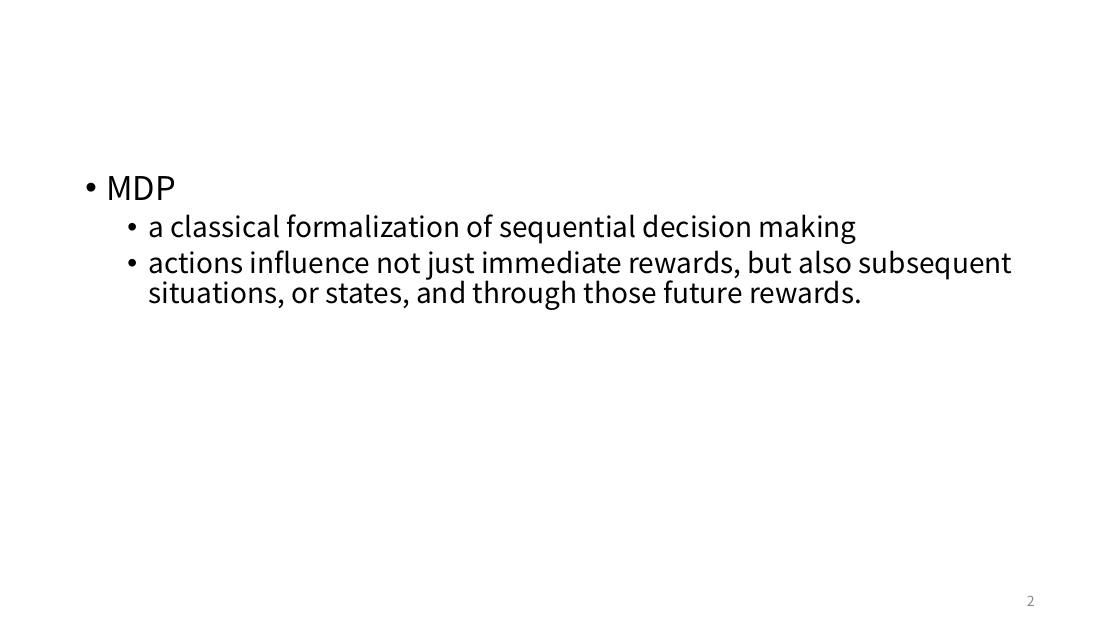
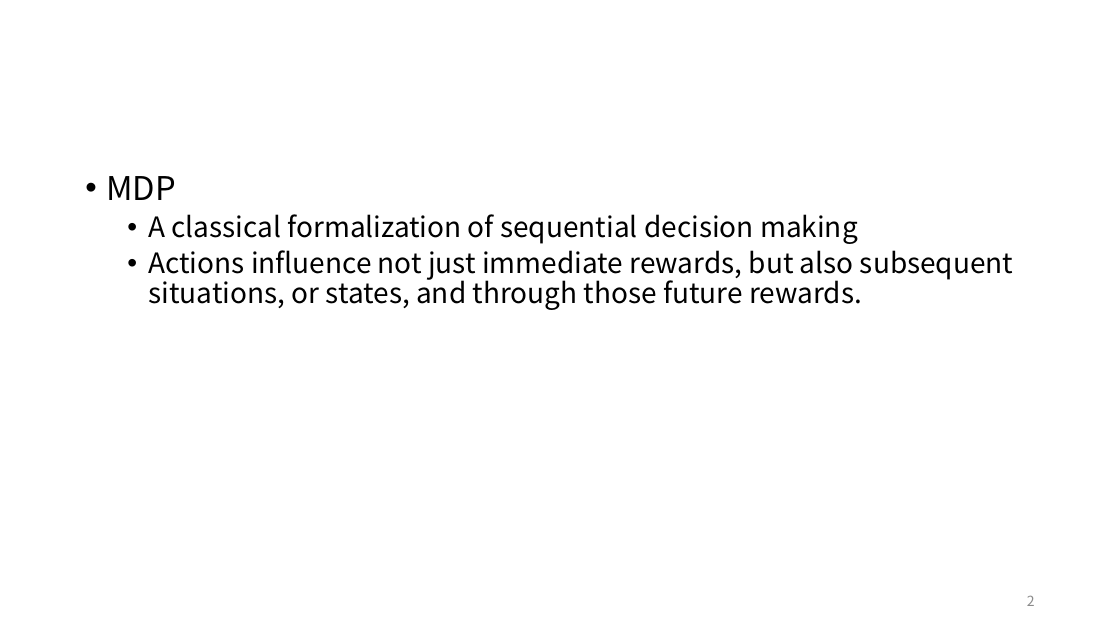
Before and after one commit to ggorr/MachineLearning, a slide deck: slide 2 of ReinforcementLearning/Ch03.pptx. Drawn at 1120x630 pixels with LibreOffice and Linux fonts; fonts in the diff are those of the drawing. Boxes give left, top, right and bottom in pixels: in the first picture for what was removed or moved away, otherwise in the second. Text is boxed around its words. In the diff, an @@ line names an element or a change of style, - is before the commit and + after.

```diff
--- a/ReinforcementLearning/Ch03.pptx
+++ b/ReinforcementLearning/Ch03.pptx
@@ text at (x1=148, y1=214, x2=1014, y2=310): text changed @@
-  • a classical formalization of sequential decision making
-  • actions influence not just immediate rewards, but also subsequent situations, or states, and through those future rewards.
+  • A classical formalization of sequential decision making
+  • Actions influence not just immediate rewards, but also subsequent situations, or states, and through those future rewards.
```
Also in this commit, not shown: 1 slide added, 1 slide removed.
